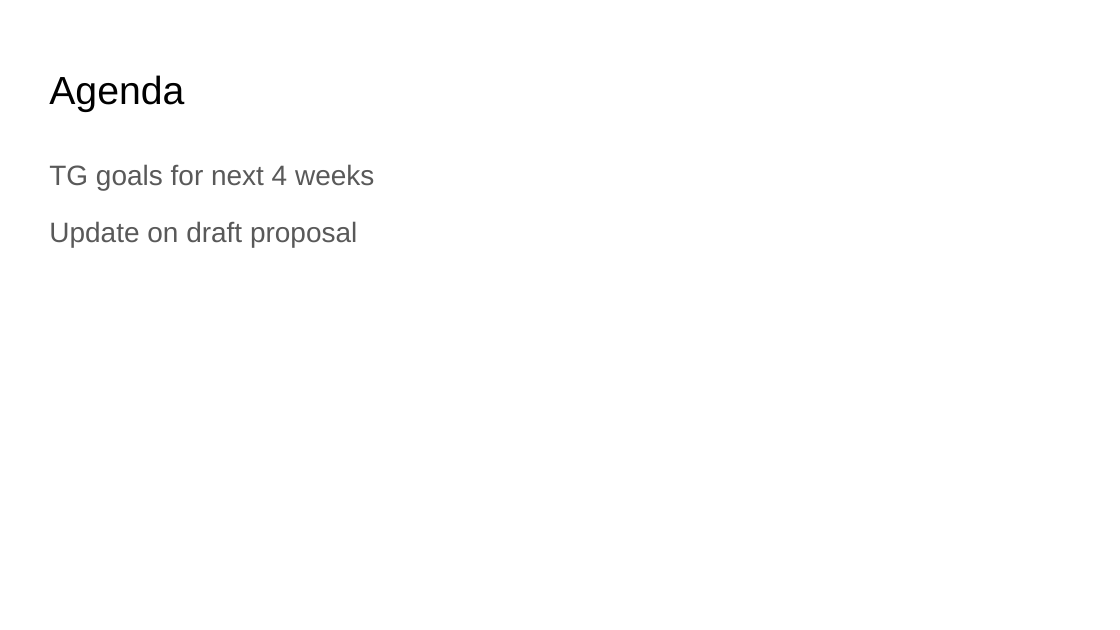
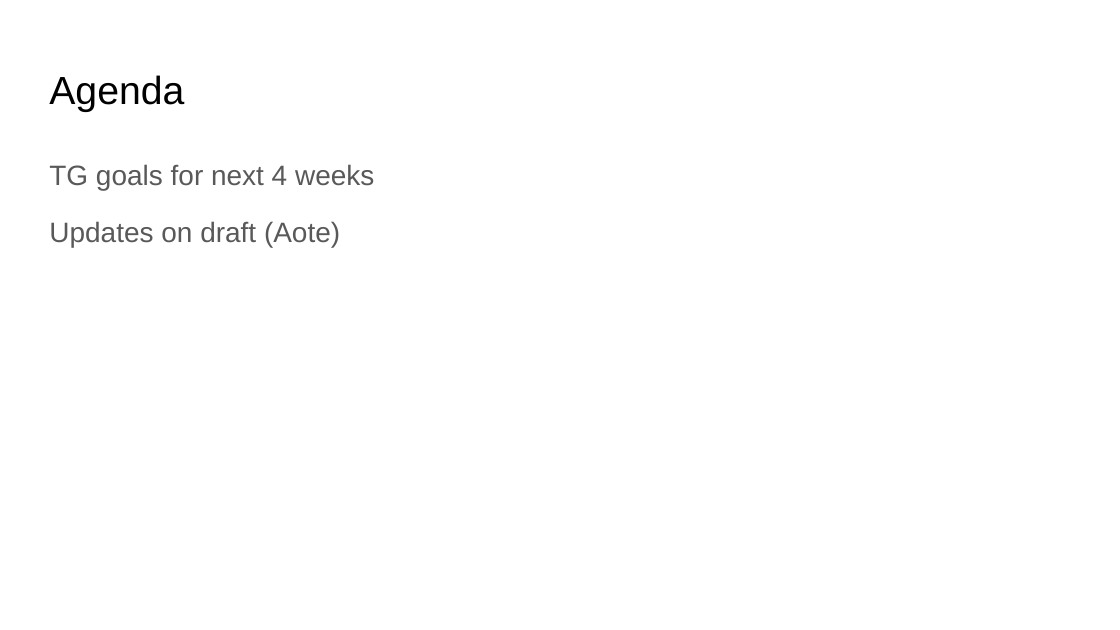
Before and after one commit to riscv-admin/external-debug-security, a slide deck: slide 2 of meetings/20231115/20231115 external debug security TG meeting.pptx. Drawn at 1120x630 pixels with LibreOffice and Linux fonts; fonts in the diff are those of the drawing. Boxes give left, top, right and bottom in pixels: in the first picture for what was removed or moved away, otherwise in the second. Text is boxed around its words. In the diff, an @@ line names an element or a change of style, - is before the commit and + after.

```diff
--- a/meetings/20231115/20231115 external debug security TG meeting.pptx
+++ b/meetings/20231115/20231115 external debug security TG meeting.pptx
@@ text at (49,221,340,247): text changed @@
-Update on draft proposal
+Updates on draft (Aote)
```
Also in this commit, not shown: 1 other slide changed, 1 slide added.
